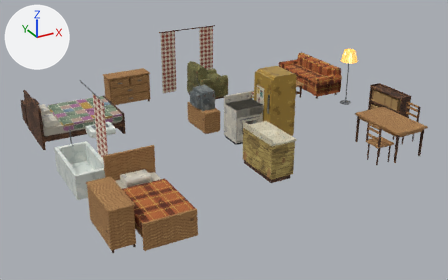
What one commit did to the glTF model THE_VEIL_ASSETS_V2/03_Residential/House_Variants/RES_House_Bungalow_Mirror_Furnishing.glb.
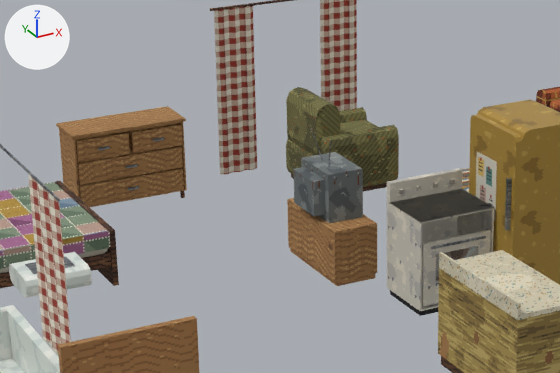
Each version is shown whole from a camera (50 mm lens) standing at (-7.14, -19.74, 6.85) and looking at (-0.35, -7.38, 0.67), then close up on the part from 18% to 64% of the width and 10% to 59% of the height. The axes (+X, +Y, +Z) are drawn at upper left. The lights are the same throughout. The older version's two pictures come first. Objects named as collision shapes, trigger or cutter boxes, shadow casters or lower levels of detail are left out. Where no turn or scale is listed for an object, it has been applied to the vertices. Vertices at exactly the same position are counted once.

Names of what the first close-up shows: 'RES_House_Bungalow_Mirror_Furnishing_Mesh'.
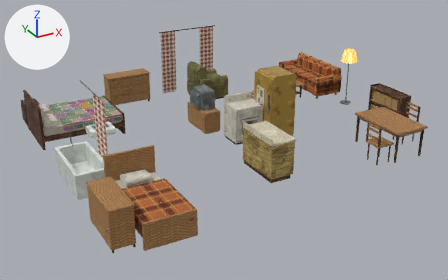
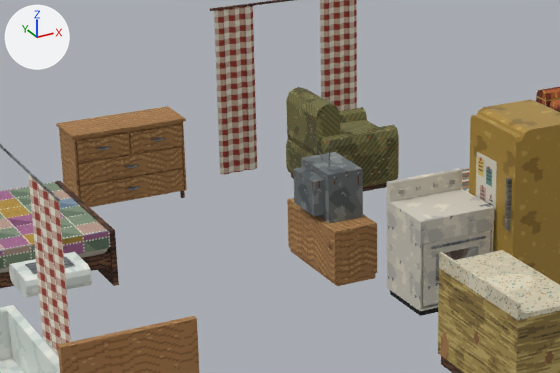
Scene script edits in JSON lines:
```json
{"block": "me_res_house_bungalow_mirror_furnishing_mesh", "where": "# used by ob_res_house_bungalow_mirror_furnishing_mesh; location = (0.0, 0.0, 0.0)"}
{"op": "remove", "block": "me_res_house_bungalow_mirror_furnishing_mesh", "code": "me_res_house_bungalow_mirror_furnishing_mesh.from_pydata(...)  # 2420 vertices, 3626 faces; spans x -4.43..4.39, y -10.88..-3.31, z 0.6..2.61"}
{"op": "add", "block": "me_res_house_bungalow_mirror_furnishing_mesh", "code": "me_res_house_bungalow_mirror_furnishing_mesh.from_pydata(...)  # 2604 vertices, 3936 faces; spans x -4.43..4.39, y -10.88..-3.31, z 0.6..2.61"}
{"block": "me_res_house_bungalow_mirror_furnishing_mesh", "change": "me_res_house_bungalow_mirror_furnishing_mesh part 1: a new loose piece of 20 vertices spanning x -1.98..-0.82, y -3.75..-3.74, z 0.7..1.43, in mat_m_furn_woodlight (picture img_t_furn_woodlight_png)"}
{"block": "me_res_house_bungalow_mirror_furnishing_mesh", "change": "me_res_house_bungalow_mirror_furnishing_mesh part 2: 2 vertices moved from x -0.16..0.56, y -7.09, z 1.5 to x -0.16..0.56, y -7.09, z 1.49; 4 vertices removed from x -0.18..0.58, y -7.7, z 1.5; 12 vertices added at x -0.18..0.58, y -7.7..-7.07, z 1.3..1.51"}
{"block": "me_res_house_bungalow_mirror_furnishing_mesh", "change": "other edits to the shape of me_res_house_bungalow_mirror_furnishing_mesh do not show in these pictures"}
```

Location of each change, (x1, y1, x2, y2) in pixels of the close-ups (560 x 373 px):
```json
{"part": 1, "of": "me_res_house_bungalow_mirror_furnishing_mesh", "change": "added", "after": [75, 123, 184, 194]}
{"part": 2, "of": "me_res_house_bungalow_mirror_furnishing_mesh", "change": "built on", "before": [420, 208, 494, 309], "after": [387, 201, 494, 309]}
```
